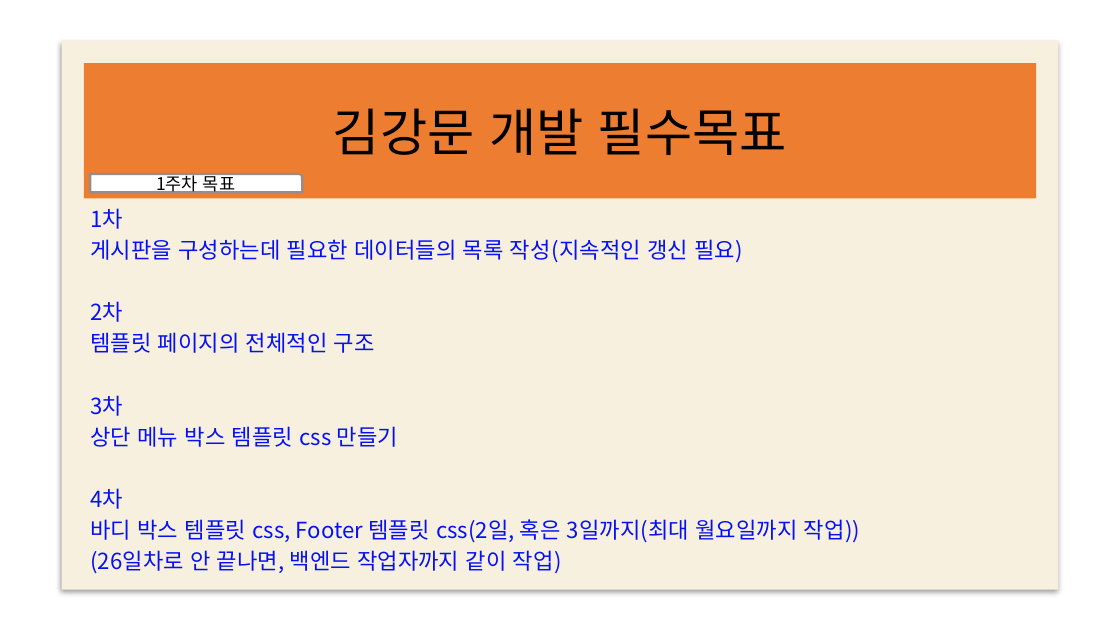
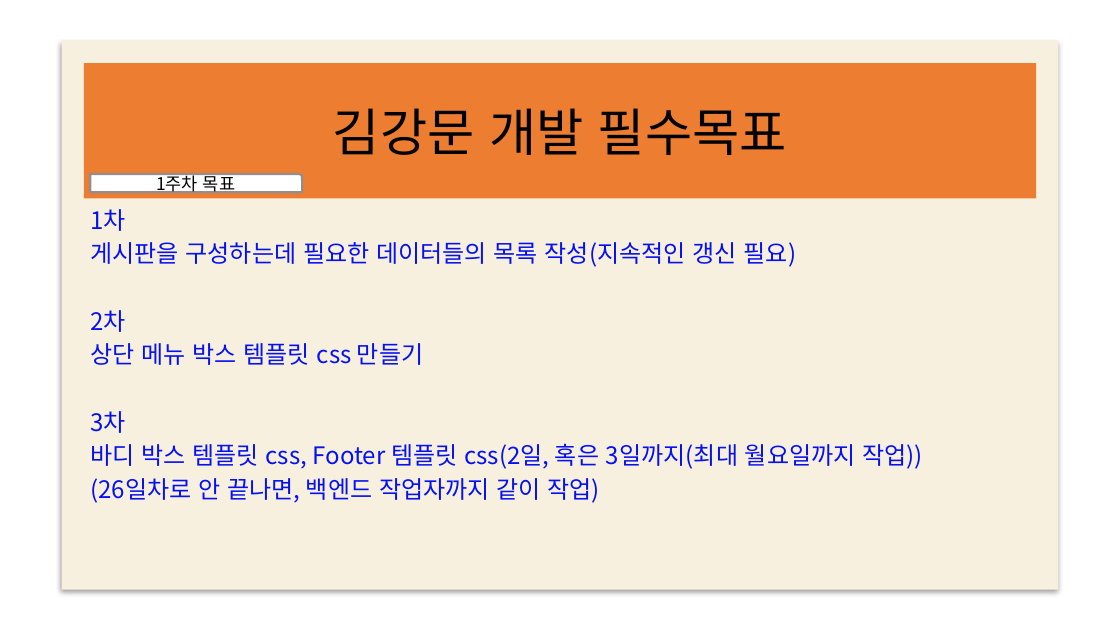
Before and after one commit to web5-kimgangmoon/teamproject_cloneCoding-Kim-Lee-Son-, a slide deck: slide 14 of 스케줄표.pptx. Drawn at 1120x630 pixels with LibreOffice and Linux fonts; fonts in the diff are those of the drawing; background and template pictures are left out. Boxes give left, top, right and bottom in pixels: in the first picture for what was removed or moved away, otherwise in the second. Text is boxed around its words. In the diff, an @@ line names an element or a change of style, - is before the commit and + after.

```diff
--- a/스케줄표.pptx
+++ b/스케줄표.pptx
@@ subtitle at [90,209,923,503]: size 19.1 to 20.6 pt in "1차", "게시판을 구성하는데 필요한 데이터들의 목록 작성(지속적인 갱신 ...", "2차", "3차" and 2 more places @@
@@ subtitle at [90,343,423,365]: text changed; size 19.1 to 20.6 pt @@
-템플릿 페이지의 전체적인 구조
+상단 메뉴 박스 템플릿 css 만들기
@@ subtitle at [90,426,398,509]: paragraphs removed @@
-상단 메뉴 박스 템플릿 css 만들기
-4차
```
Also in this commit, not shown: 1 other slide changed, 1 other file.
